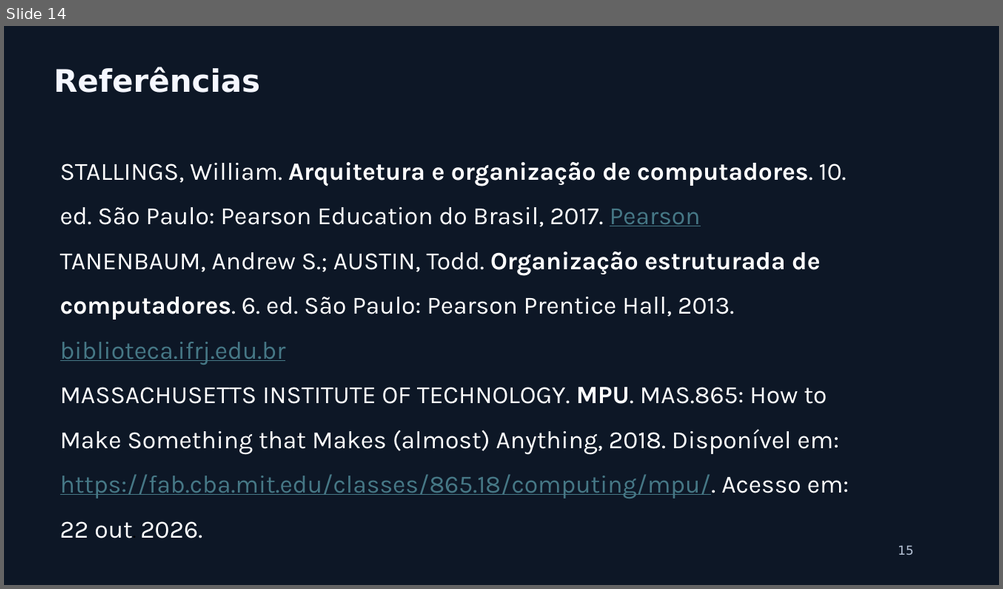
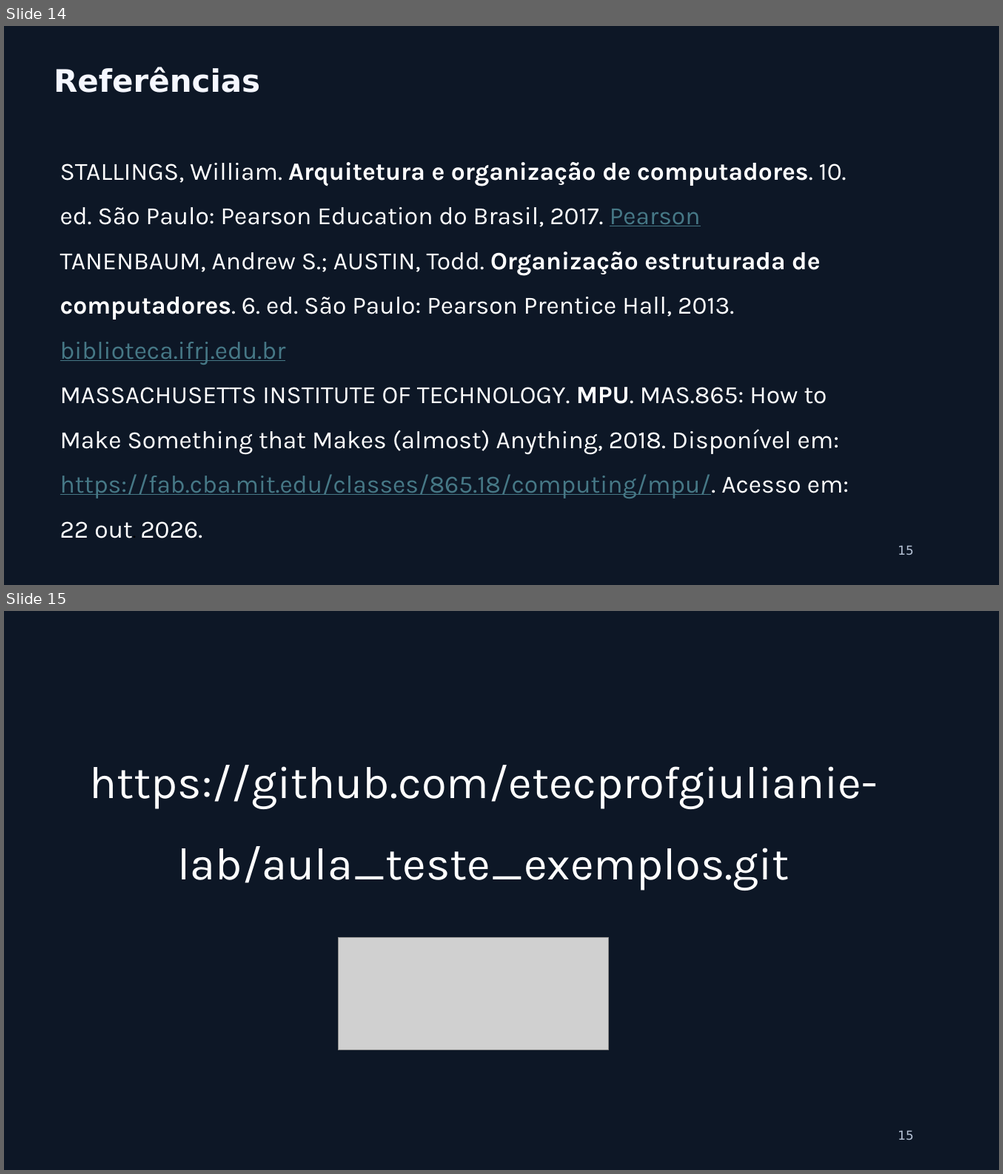
Before and after one commit to etecprofgiulianie-lab/aula_teste_exemplos, a slide deck: Apresentação/Aula_Teste_CPU_Unifatea_Atualizada.pptx. Shown one above the other, each under a label of ours: slide 14 before the commit, slides 14 and 15 after it. The pictures are 1003x589 and 1003x1174 pixels, drawn with LibreOffice and Linux fonts; fonts in the diff are those of the drawing; grey boxes stand for pictures. Boxes give left, top, right and bottom in pixels: in the first picture for what was removed or moved away, otherwise in the second. Text is boxed around its words. In the diff, an @@ line names an element or a change of style, - is before the commit and + after.

```diff
--- a/Apresentação/Aula_Teste_CPU_Unifatea_Atualizada.pptx
+++ b/Apresentação/Aula_Teste_CPU_Unifatea_Atualizada.pptx
@@ slide 15 added at box(4, 611, 999, 1170), background #0D1726 @@
@@ text added at box(89, 765, 877, 891), 44 pt, text #FFFFFF @@
+https://github.com/etecprofgiulianie-lab/aula_teste_exemplos.git
@@ picture added at box(338, 938, 609, 1051) @@
@@ text added at box(897, 1130, 913, 1140), 12 pt, text #B8C5D8 @@
+15
```
Also in this commit, not shown: 3 other files.
